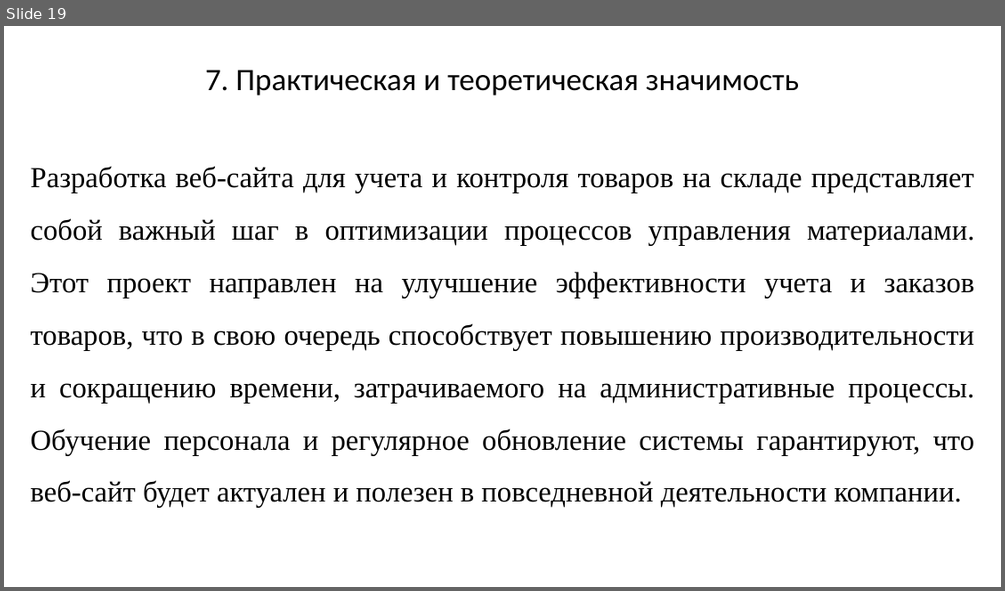
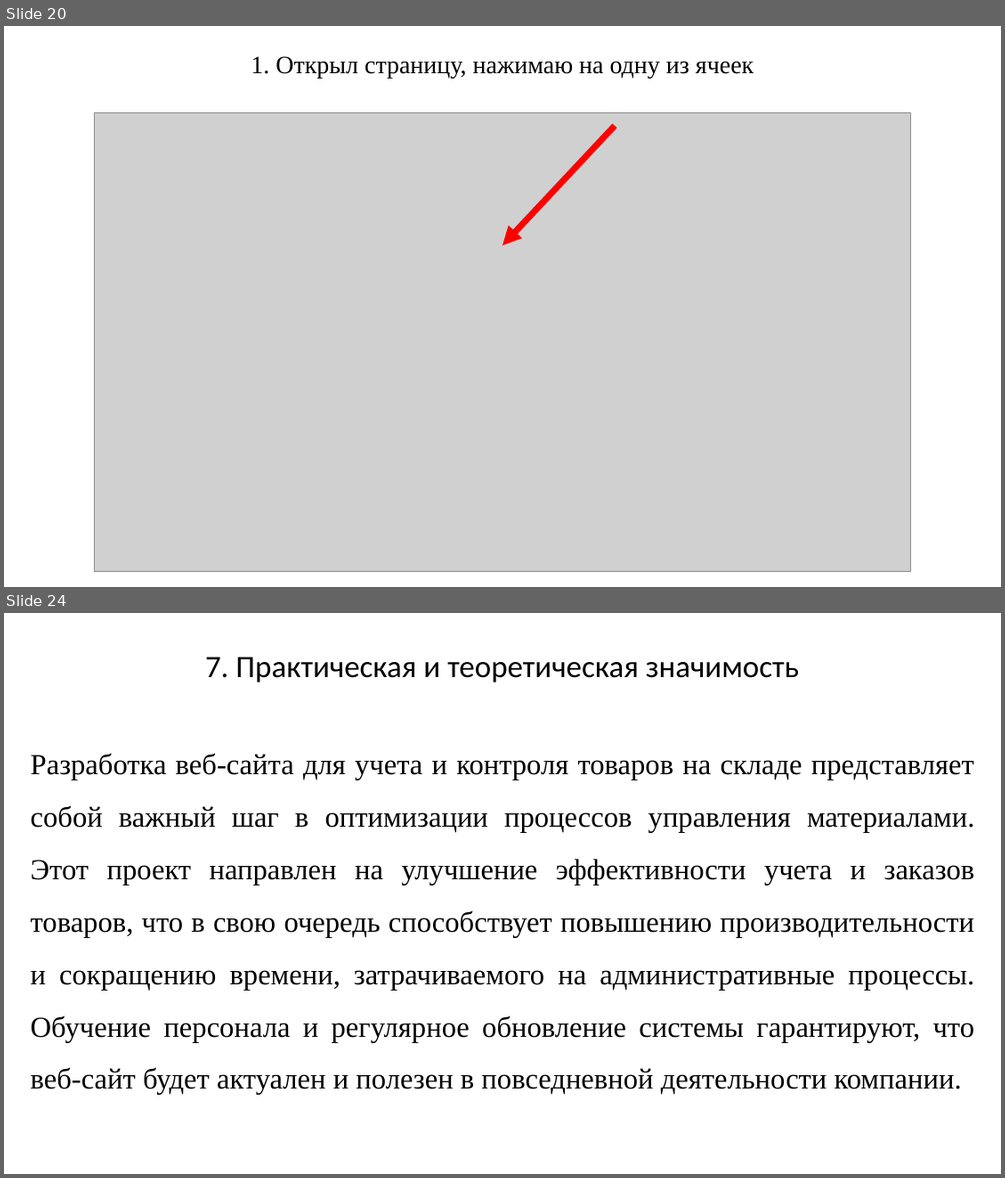
Before and after one commit to k-bar-n/FDB-ar, a slide deck: resources/Мультимедийная презентация.pptx. Shown one above the other, each under a label of ours: slide 19 before the commit, slides 20 and 24 after it; the slides between them are not shown. The pictures are 1005x591 and 1005x1178 pixels, drawn with LibreOffice and Linux fonts; fonts in the diff are those of the drawing; grey boxes stand for pictures. Boxes give left, top, right and bottom in pixels: in the first picture for what was removed or moved away, otherwise in the second. Text is boxed around its words. In the diff, an @@ line names an element or a change of style, - is before the commit and + after.

```diff
--- a/resources/Мультимедийная презентация.pptx
+++ b/resources/Мультимедийная презентация.pptx
@@ slide 20 added at [4,26,1001,587], background #FFFFFF @@
@@ text added at [251,56,753,78], 24 pt, text #000000 @@
+1. Открыл страницу, нажимаю на одну из ячеек
@@ picture added at [95,112,910,572] @@
@@ arrow added from (615, 126) to (502, 245), #FF0000 6 pt @@
@@ what was slide 19 is now slide 24 @@
```
Also in this commit, not shown: 3 slides changed, 4 other slides added, 2 other files.
